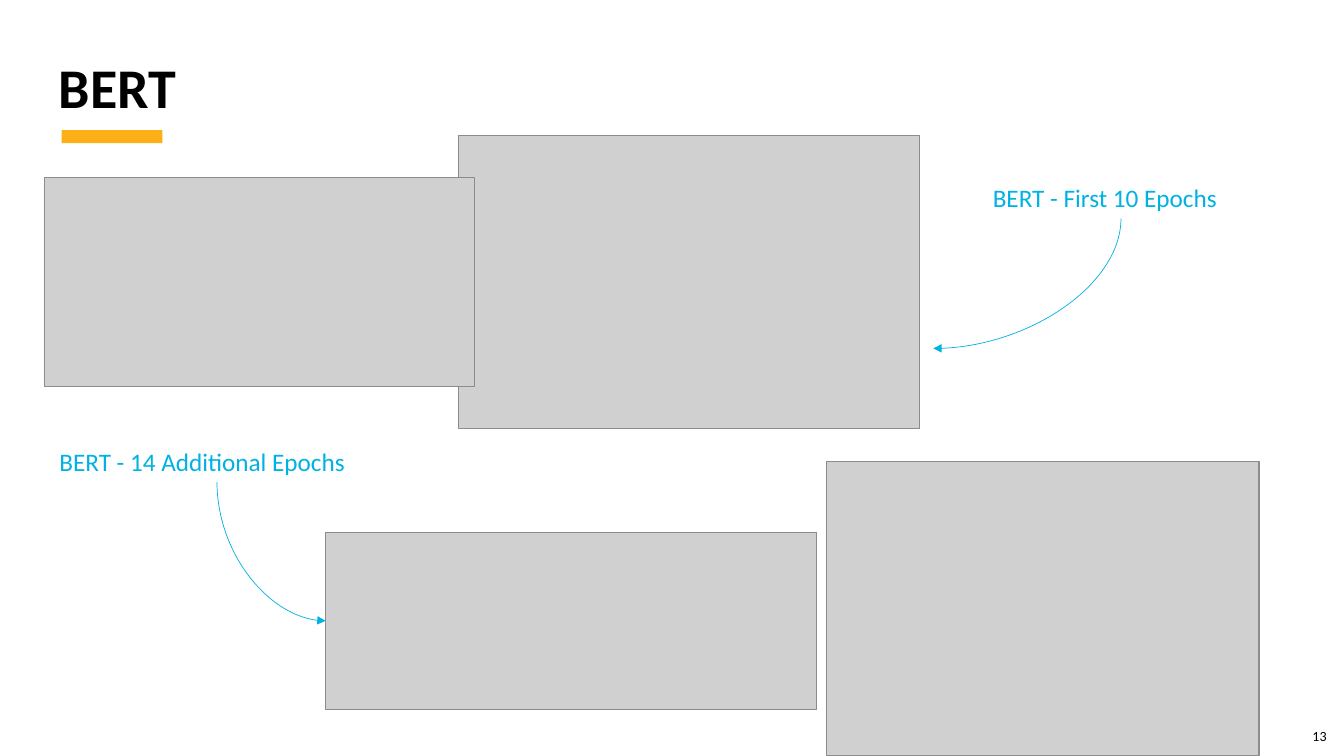
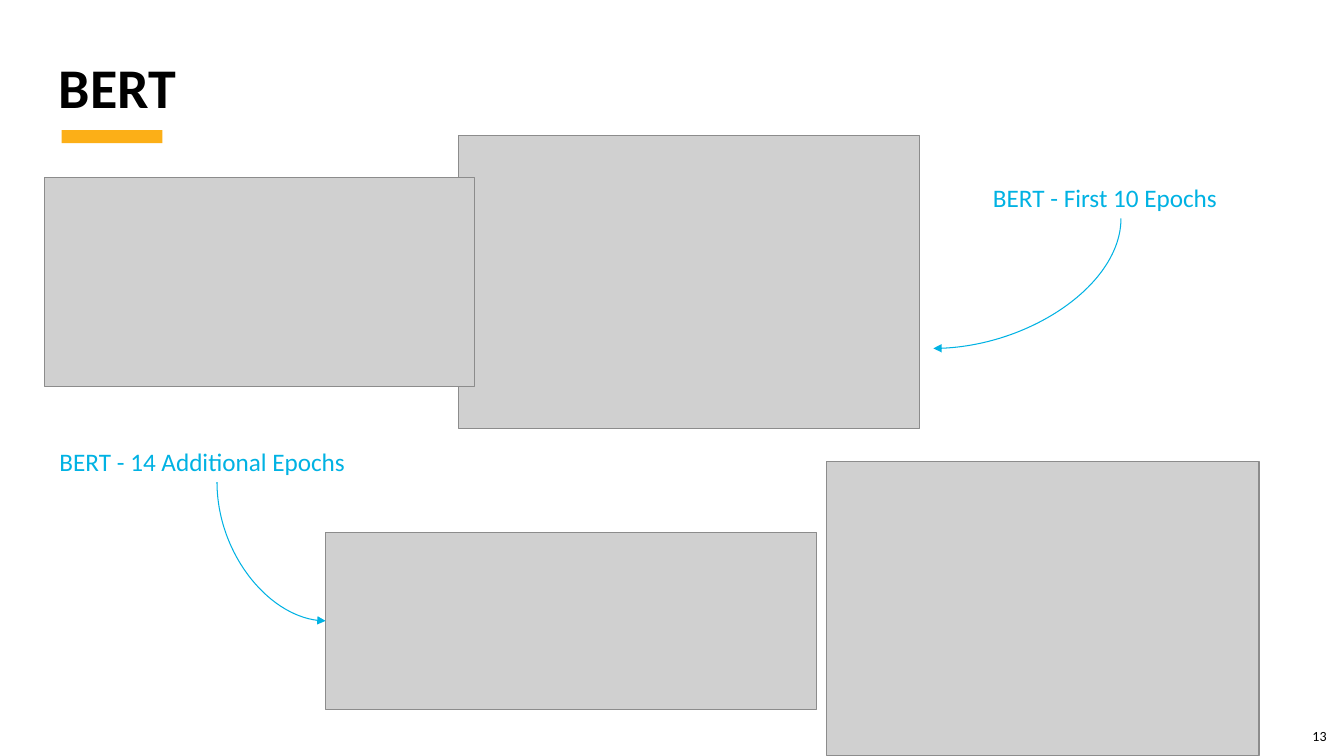
Before and after one commit to kubernetes-world/3666-ANLP-Predicting-ECB-Monetary-Policy, a slide deck: slide 13 of 3666 ANLP - Predicting ECB Monetary Policy.Final Project.pptx. Drawn at 1344x756 pixels with LibreOffice and Linux fonts; fonts in the diff are those of the drawing; grey boxes stand for pictures; background and template pictures are left out. Boxes give left, top, right and bottom in pixels: in the first picture for what was removed or moved away, otherwise in the second. Text is boxed around its words. In the diff, an @@ line names an element or a change of style, - is before the commit and + after.

```diff
--- a/3666 ANLP - Predicting ECB Monetary Policy.Final Project.pptx
+++ b/3666 ANLP - Predicting ECB Monetary Policy.Final Project.pptx
@@ curved arrow (1121, 219) - (934, 349): stroke #00B2E3 0.5 pt to #00B2E3 0.75 pt @@
@@ curved arrow (217, 482) - (326, 621): stroke #00B2E3 0.5 pt to #00B2E3 0.75 pt @@
```
Also in this commit, not shown: 14 other slides changed.
